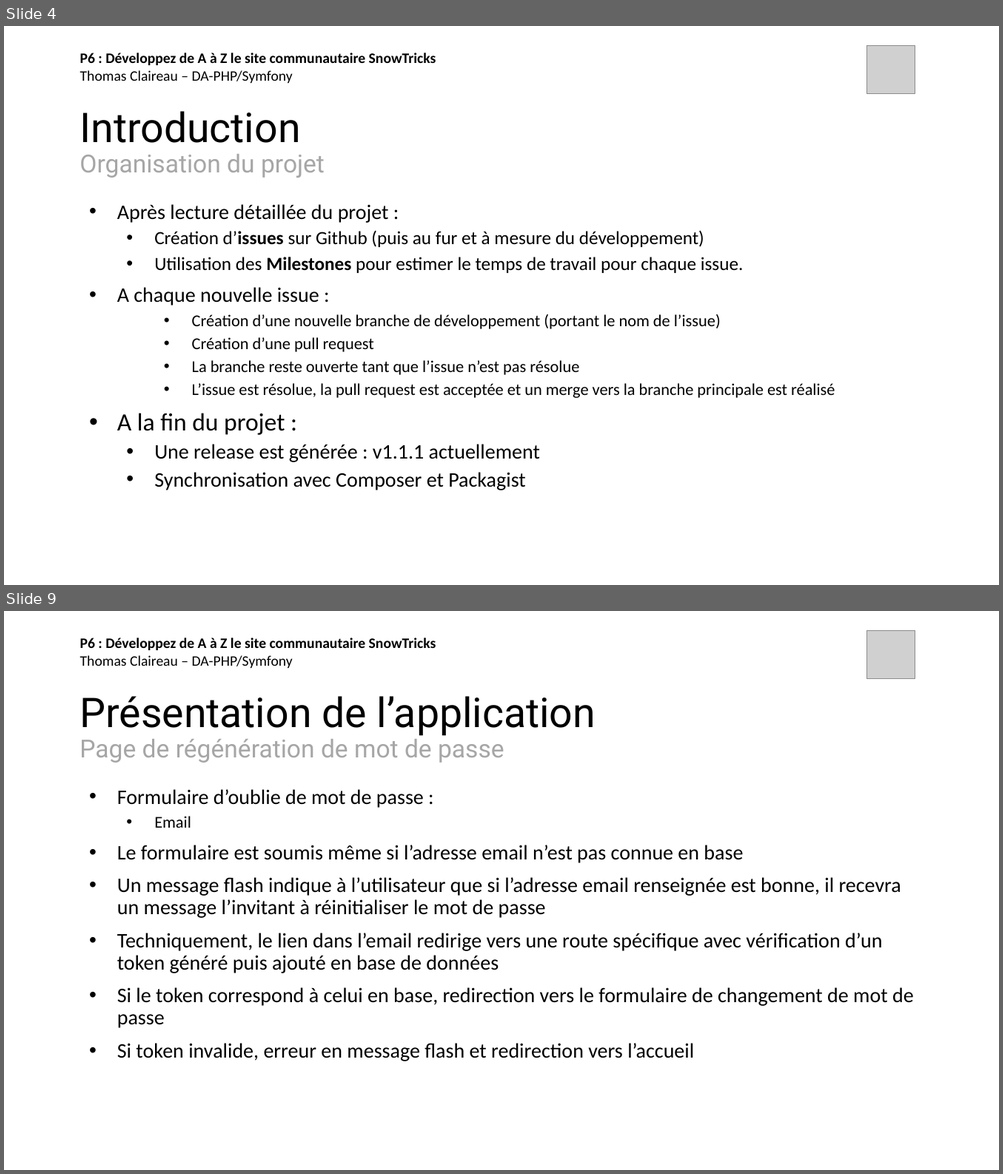
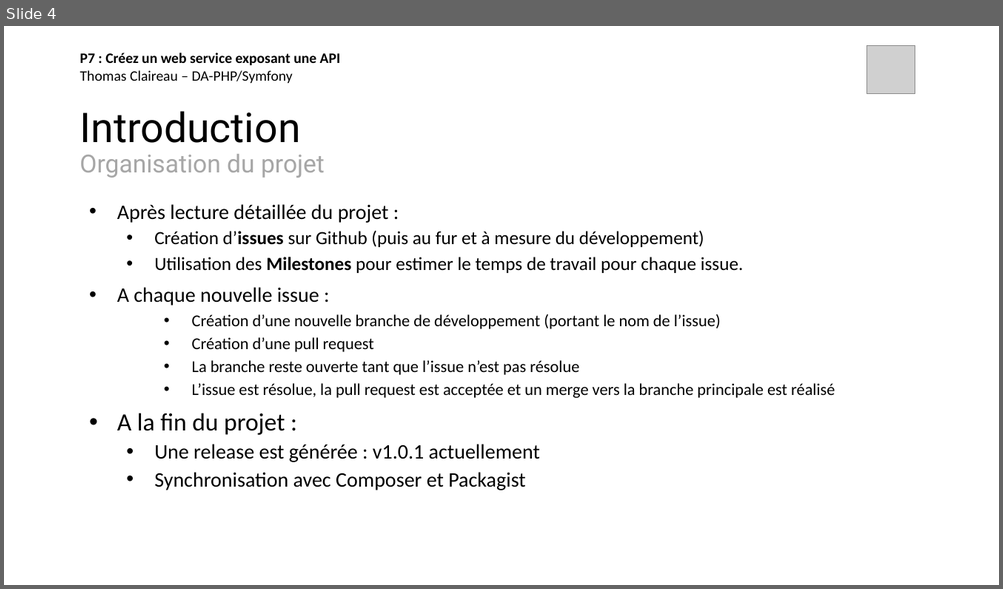
Before and after one commit to thomas-claireau/PHP-P7-Openclassrooms, a slide deck: P7_claireau_thomas/présentation-p7-php-openclassrooms.pptx. Shown one above the other, each under a label of ours: slides 4 and 9 before the commit, slide 4 after it; the slides between them are not shown. The pictures are 1003x1174 and 1003x589 pixels, drawn with LibreOffice and Linux fonts; fonts in the diff are those of the drawing; grey boxes stand for pictures. Boxes give left, top, right and bottom in pixels: in the first picture for what was removed or moved away, otherwise in the second. Text is boxed around its words. In the diff, an @@ line names an element or a change of style, - is before the commit and + after.

```diff
--- a/P7_claireau_thomas/présentation-p7-php-openclassrooms.pptx
+++ b/P7_claireau_thomas/présentation-p7-php-openclassrooms.pptx
@@ slide 9 removed at <box>4,611,999,1170</box>, background #FFFFFF @@
@@ picture removed at <box>868,630,916,679</box> @@
@@ text removed at <box>80,638,436,668</box> @@
-P6 : Développez de A à Z le site communautaire SnowTricks
-Thomas Claireau – DA-PHP/Symfony
@@ title removed at <box>79,696,595,763</box> @@
-Présentation de l’application
-Page de régénération de mot de passe
@@ text removed at <box>117,789,913,1062</box> @@
-• Formulaire d’oublie de mot de passe :
-  • Email
-• Le formulaire est soumis même si l’adresse email n’est pas connue en base
-• Un message flash indique à l’utilisateur que si l’adresse email renseignée est bonne, il recevra un message l’invitant à réinitialiser le mot de passe
-• Techniquement, le lien dans l’email redirige vers une route spécifique avec vérification d’un token généré puis ajouté en base de données
-• Si le token correspond à celui en base, redirection vers le formulaire de changement de mot de passe
-• Si token invalide, erreur en message flash et redirection vers l’accueil
@@ slide 4 changed as well @@
@@ text at <box>80,53,341,83</box>: text changed @@
-P6 : Développez de A à Z le site communautaire SnowTricks
-Thomas Claireau – DA-PHP/Symfony
+P7 : Créez un web service exposant une API
+Thomas Claireau – DA-PHP/Symfony
@@ text at <box>154,444,540,463</box>: text changed @@
-  • Une release est générée : v1.1.1 actuellement
+  • Une release est générée : v1.0.1 actuellement
```
Also in this commit, not shown: 9 other slides changed, 3 other slides removed.
